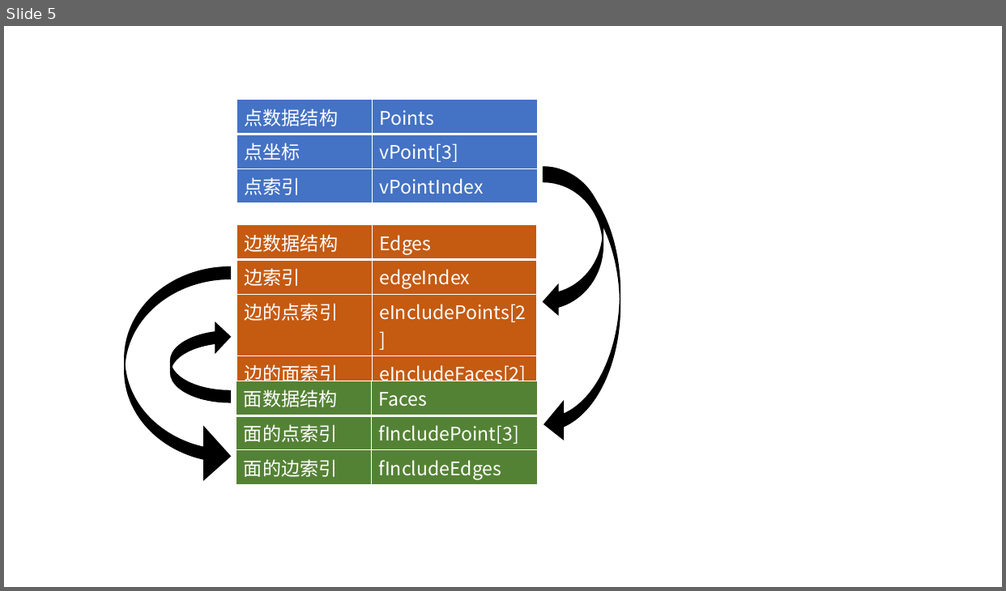
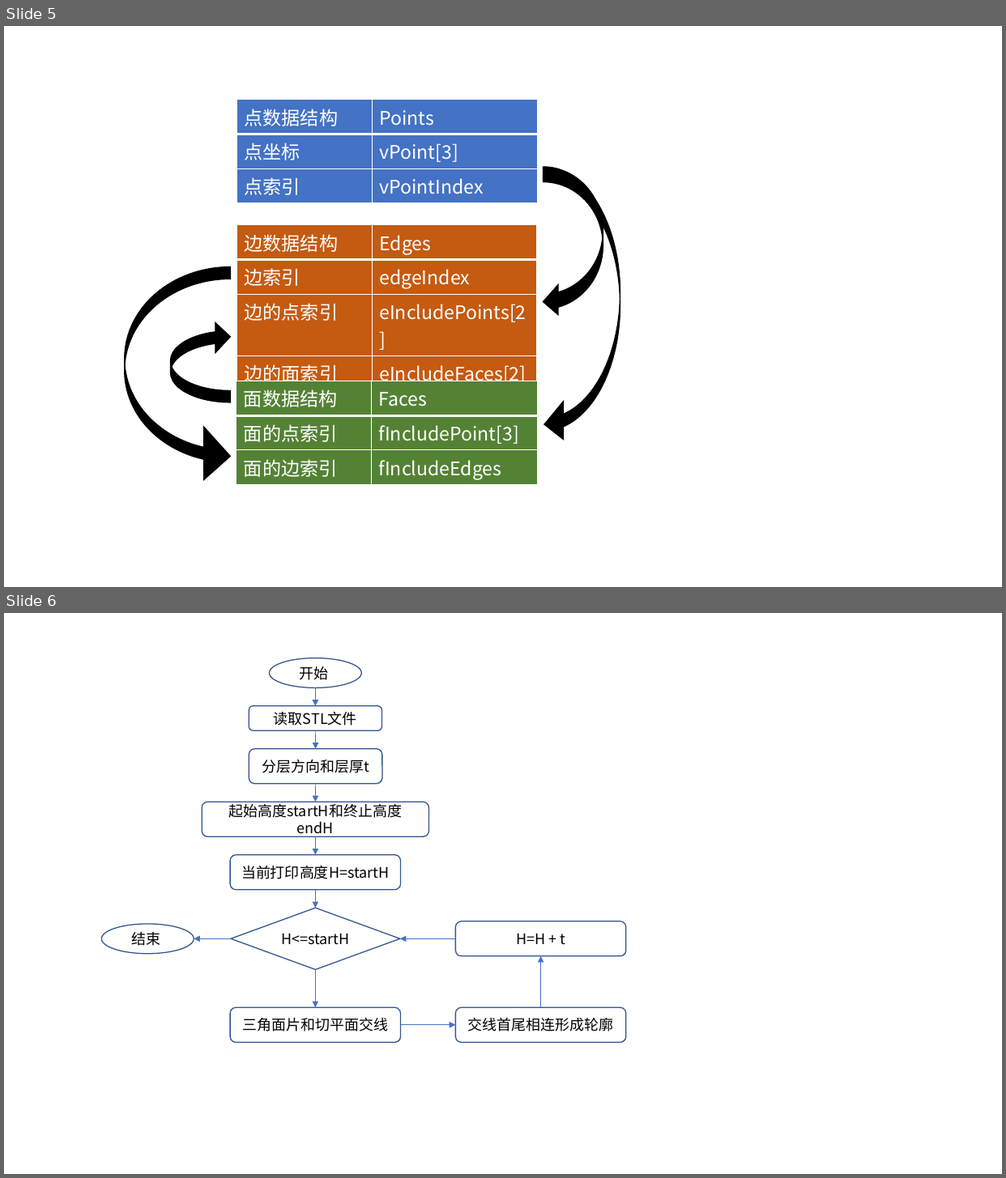
Before and after one commit to WutBottle/2021dissertation, a slide deck: 论文涉及图片.pptx. Shown one above the other, each under a label of ours: slide 5 before the commit, slides 5 and 6 after it. The pictures are 1006x591 and 1006x1178 pixels, drawn with LibreOffice and Linux fonts; fonts in the diff are those of the drawing. Boxes give left, top, right and bottom in pixels: in the first picture for what was removed or moved away, otherwise in the second. Text is boxed around its words. In the diff, an @@ line names an element or a change of style, - is before the commit and + after.

```diff
--- a/论文涉及图片.pptx
+++ b/论文涉及图片.pptx
@@ slide 6 added at [4,613,1002,1174], background #FFFFFF @@
@@ ellipse added at [269,658,361,688], fill #FFFFFF, outline #325491 1 pt, 14 pt, text #000000 @@
+开始
@@ rounded rectangle added at [249,706,382,730], fill #FFFFFF, outline #325491 1 pt, 14 pt, text #000000 @@
+读取STL文件
@@ arrow added from (315, 688) to (315, 706), #4472C4 0.5 pt @@
@@ arrow added from (315, 730) to (315, 749), #4472C4 0.5 pt @@
@@ rounded rectangle added at [249,749,382,785], fill #FFFFFF, outline #325491 1 pt, 14 pt, text #000000 @@
+分层方向和层厚t
@@ rounded rectangle added at [202,802,428,837], fill #FFFFFF, outline #325491 1 pt, 14 pt, text #000000 @@
+起始高度startH和终止高度endH
@@ arrow added from (315, 784) to (315, 802), #4472C4 0.5 pt @@
@@ rounded rectangle added at [230,855,401,890], fill #FFFFFF, outline #325491 1 pt, 14 pt, text #000000 @@
+当前打印高度H=startH
@@ arrow added from (315, 837) to (315, 855), #4472C4 0.5 pt @@
@@ arrow added from (315, 890) to (315, 908), #4472C4 0.5 pt @@
@@ ellipse added at [101,924,194,954], fill #FFFFFF, outline #325491 1 pt, 14 pt, text #000000 @@
+结束
@@ diamond added at [231,908,400,970], fill #FFFFFF, outline #325491 1 pt, 14 pt, text #000000 @@
+H<=startH
@@ rounded rectangle added at [455,922,626,956], fill #FFFFFF, outline #325491 1 pt, 14 pt, text #000000 @@
+H=H + t
@@ arrow added from (231, 939) to (194, 939), #4472C4 0.5 pt @@
@@ arrow added from (455, 939) to (400, 939), #4472C4 0.5 pt @@
@@ arrow added from (315, 970) to (315, 1007), #4472C4 0.5 pt @@
@@ arrow added from (541, 1007) to (541, 956), #4472C4 0.5 pt @@
@@ rounded rectangle added at [230,1007,401,1043], fill #FFFFFF, outline #325491 1 pt, 14 pt, text #000000 @@
+三角面片和切平面交线
@@ arrow added from (401, 1025) to (455, 1025), #4472C4 0.5 pt @@
@@ rounded rectangle added at [455,1007,626,1043], fill #FFFFFF, outline #325491 1 pt, 14 pt, text #000000 @@
+交线首尾相连形成轮廓
```
Also in this commit, not shown: 1 other slide added, 1 other file.
